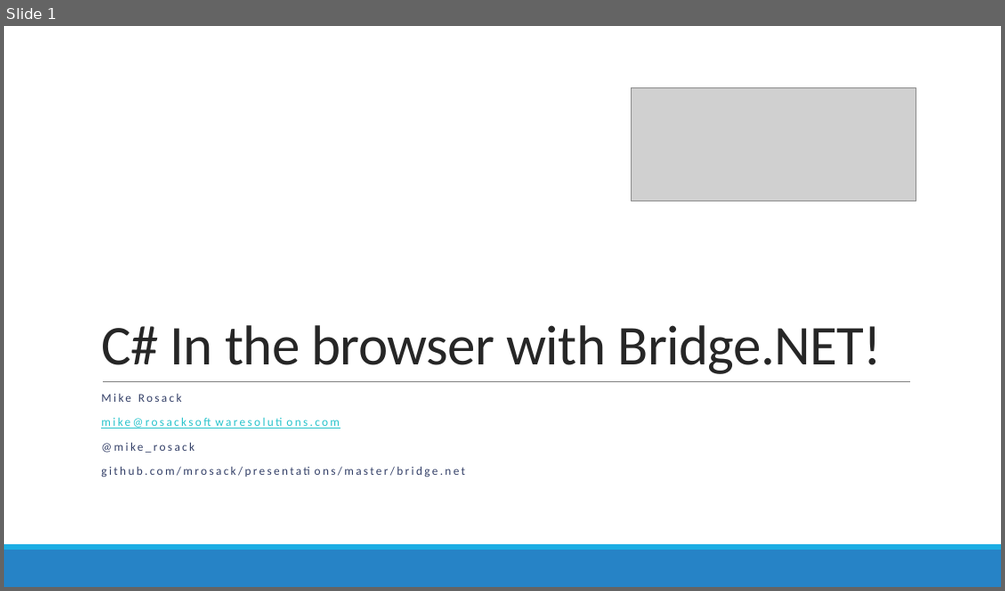
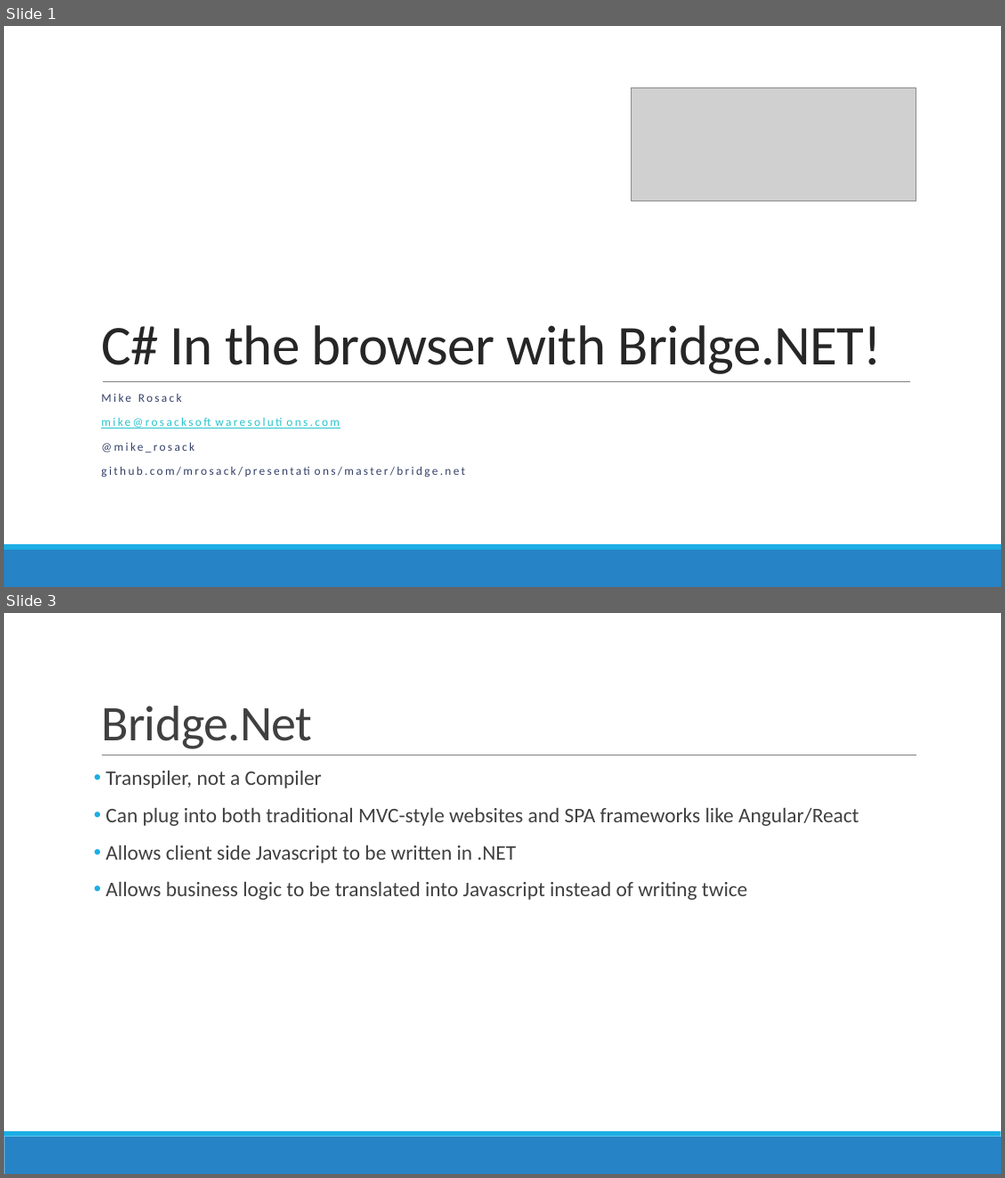
Before and after one commit to mrosack/presentations, a slide deck: bridge.net/bridge-net.pptx. Shown one above the other, each under a label of ours: slide 1 before the commit, slides 1 and 3 after it; the slides between them are not shown. The pictures are 1005x591 and 1005x1178 pixels, drawn with LibreOffice and Linux fonts; fonts in the diff are those of the drawing; grey boxes stand for pictures. Boxes give left, top, right and bottom in pixels: in the first picture for what was removed or moved away, otherwise in the second. Text is boxed around its words. In the diff, an @@ line names an element or a change of style, - is before the commit and + after.

```diff
--- a/bridge.net/bridge-net.pptx
+++ b/bridge.net/bridge-net.pptx
@@ slide 3 added at bbox=[4, 613, 1001, 1174], background #FFFFFF; not listed: 2 template elements that a slide beside it also shows @@
@@ title added at bbox=[101, 706, 312, 749], 48 pt, text #404040 @@
+Bridge.Net
@@ line added from (102, 755) to (917, 755), #808080 0.5 pt @@
@@ text added at bbox=[105, 771, 858, 900], 20 pt, text #404040 @@
+• Transpiler, not a Compiler
+• Can plug into both traditional MVC-style websites and SPA frameworks like Angular/React
+• Allows client side Javascript to be written in .NET
+• Allows business logic to be translated into Javascript instead of writing twice
```
Also in this commit, not shown: 11 other slides added, 1 slide removed.
